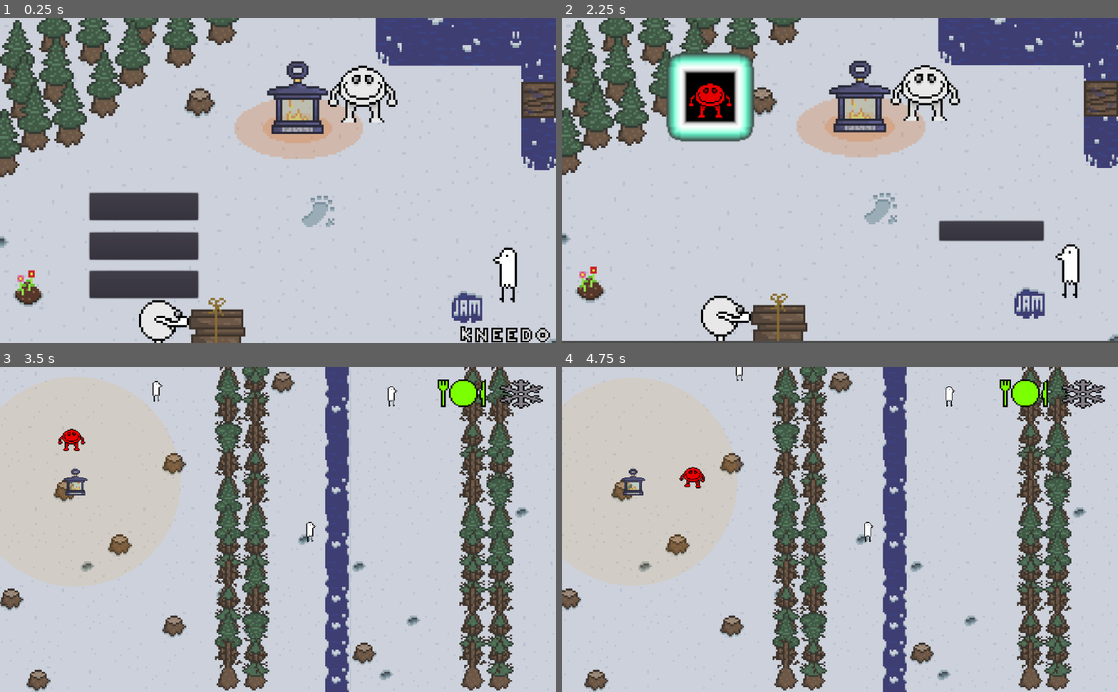
Above: before the commit, frames 1-4 (two rows, left to right).
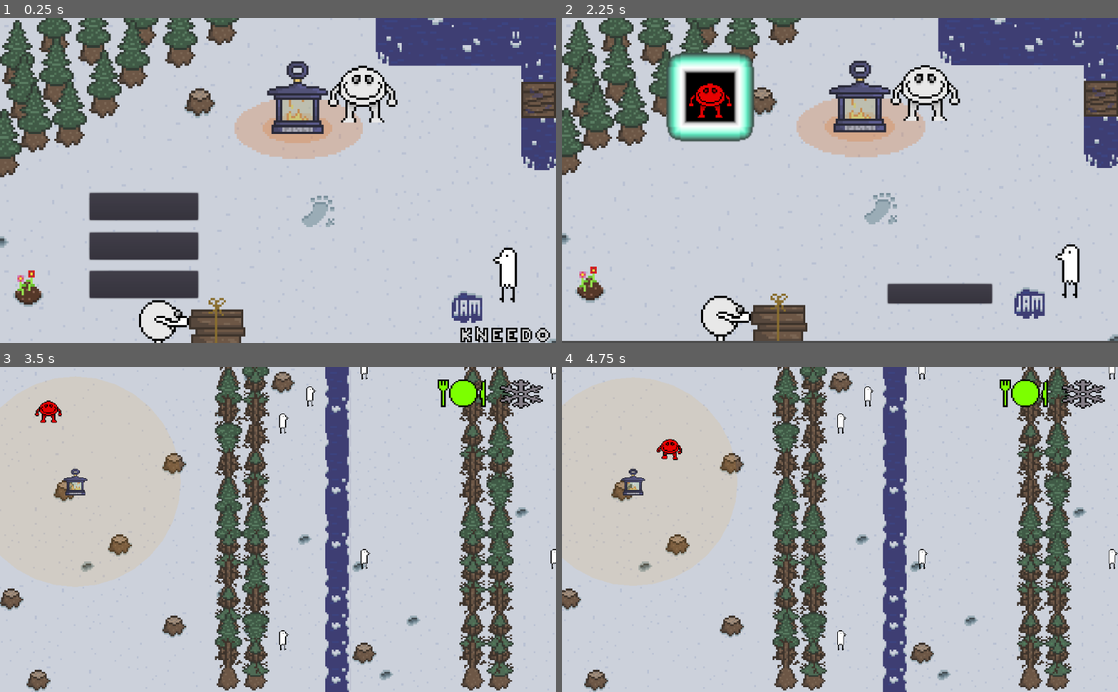
Above: after the commit, the same moments.

Repository: rchin157/gamejamNov2020
Game: Godot game, scene res://Level/Main Menu.tscn
Same seed, same stepped clock (60 frames per second), same inputs: the game is played once before the commit and once after it. Sound files missing from this copy of the repository are replaced by a short silence.
Inputs (mouse positions are in pixels of both pictures, inside the frame that each line leads up to):
- Up to frame 1 (0.25 s): no input
- Up to frame 2 (2.25 s): click "Start" at 0.5 s; click (751, 180) at 1.27 s; type "12" at 1.35 s; click "Host Server" at 2 s
- Up to frame 3 (3.5 s): click "Begin Game" at 2.75 s
- Up to frame 4 (4.75 s): tap Enter (ui_accept) at 3.5, 3.77, 4.52 s; hold Right (ui_right) 3.53-4.28 s; hold Down (ui_down) from 4.28 s (still down)

The runs differ from the first frame. In frame 1, less than 0.1% of the frame differs, in the area x 82-87%, y 94-100%; in frame 2, 2.5%, in the area x 58-87%, y 62-89%; in frame 3, 1.0%; in frame 4, 1.0%.

Commit message:
4 Player Lobbies Added
Implemented functions to allow for x player lobbies, currently it is hard capped at 4 on the lobby screen, but more can be added if necessary

Diff:
--- a/Entities/Item.tscn
+++ b/Entities/Item.tscn
@@ -10,18 +10,19 @@
 extents = Vector2( 11.9676, 11.7243 )
 
 [node name="Item" type="KinematicBody2D"]
-scale = Vector2( 2, 2 )
 collision_layer = 8
 collision_mask = 14
 script = ExtResource( 2 )
 
 [node name="AnimatedSprite" type="AnimatedSprite" parent="."]
 position = Vector2( 0, -2 )
+scale = Vector2( 2, 2 )
 frames = ExtResource( 1 )
+frame = 1
 playing = true
 
 [node name="CollisionShape2D" type="CollisionShape2D" parent="."]
-scale = Vector2( 2, 2 )
+scale = Vector2( 4, 4 )
 shape = SubResource( 1 )
 
 [node name="Cooking" type="Area2D" parent="."]
@@ -29,6 +30,14 @@
 collision_mask = 128
 
 [node name="CollisionShape2D" type="CollisionShape2D" parent="Cooking"]
+scale = Vector2( 2, 2 )
 shape = SubResource( 2 )
+
+[node name="DebugLabel" type="RichTextLabel" parent="."]
+margin_right = 40.0
+margin_bottom = 40.0
+__meta__ = {
+"_edit_use_anchors_": false
+}
 [connection signal="area_entered" from="Cooking" to="." method="_on_Cooking_area_entered"]
 [connection signal="area_exited" from="Cooking" to="." method="_on_Cooking_area_exited"]
--- a/Entities/Lantern.tscn
+++ b/Entities/Lantern.tscn
@@ -20,7 +20,7 @@
 scale = Vector2( 2, 2 )
 frames = ExtResource( 2 )
 animation = "off"
-frame = 5
+frame = 3
 playing = true
 
 [node name="Area2D" type="Area2D" parent="."]
@@ -41,4 +41,11 @@
 [node name="CollisionShape2D" type="CollisionShape2D" parent="Refueling"]
 modulate = Color( 0.662745, 0.141176, 0.141176, 1 )
 shape = SubResource( 3 )
+
+[node name="DebugLabel" type="RichTextLabel" parent="."]
+margin_right = 40.0
+margin_bottom = 40.0
+__meta__ = {
+"_edit_use_anchors_": false
+}
 [connection signal="body_entered" from="Refueling" to="." method="_on_Refueling_body_entered"]
--- a/Level/Level.tscn
+++ b/Level/Level.tscn
@@ -1,8 +1,7 @@
-[gd_scene load_steps=56 format=2]
+[gd_scene load_steps=55 format=2]
 
 [ext_resource path="res://Scripts/Level.gd" type="Script" id=1]
 [ext_resource path="res://Tiles/WaterTiles.png" type="Texture" id=2]
-[ext_resource path="res://Entities/Player.tscn" type="PackedScene" id=3]
 [ext_resource path="res://Tiles/TILESET.png" type="Texture" id=4]
 [ext_resource path="res://UI/Player_HUD.tscn" type="PackedScene" id=5]
 [ext_resource path="res://Entities/Lantern.tscn" type="PackedScene" id=6]
@@ -1560,12 +1559,6 @@
 current = true
 zoom = Vector2( 1.28, 1.28 )
 
-[node name="Player" parent="." instance=ExtResource( 3 )]
-position = Vector2( 174.097, 166.537 )
-
-[node name="Player2" parent="." instance=ExtResource( 3 )]
-position = Vector2( 176.854, 359.189 )
-
 [node name="KinematicBody2D" type="KinematicBody2D" parent="."]
 collision_layer = 64
 collision_mask = 0
--- a/Level/Main Menu.tscn
+++ b/Level/Main Menu.tscn
@@ -40,7 +40,7 @@
 position = Vector2( 944.35, 584.301 )
 scale = Vector2( 3, 3 )
 frames = ExtResource( 1 )
-frame = 9
+frame = 17
 playing = true
 
 [node name="start" type="Button" parent="."]
@@ -73,7 +73,7 @@
 custom_fonts/font = SubResource( 2 )
 text = "Info"
 
-[node name="RichTextLabel" type="RichTextLabel" parent="."]
+[node name="DebugLabel" type="RichTextLabel" parent="."]
 anchor_bottom = 0.333
 margin_left = 66.8775
 margin_top = 229.857
--- a/Level/OpeningMenu.tscn
+++ b/Level/OpeningMenu.tscn
@@ -44,10 +44,10 @@
 expand = true
 
 [node name="RichTextLabel" type="RichTextLabel" parent="."]
-margin_left = 427.39
-margin_top = 24.4966
-margin_right = 1007.39
-margin_bottom = 85.4966
+margin_left = 399.358
+margin_top = 20.4921
+margin_right = 979.358
+margin_bottom = 81.4921
 custom_fonts/normal_font = SubResource( 1 )
 custom_colors/default_color = Color( 0, 0, 0, 1 )
 bbcode_enabled = true
@@ -170,6 +170,70 @@
 "_edit_use_anchors_": false
 }
 
+[node name="Player3" type="Control" parent="LobbyScreen"]
+visible = false
+margin_left = 473.513
+margin_top = 154.083
+margin_right = 513.513
+margin_bottom = 194.083
+__meta__ = {
+"_edit_use_anchors_": false
+}
+
+[node name="PlayerSprite" type="Sprite" parent="LobbyScreen/Player3"]
+position = Vector2( 118.232, -2.83087 )
+scale = Vector2( 2.5998, 2.63701 )
+texture = ExtResource( 2 )
+
+[node name="AnimatedSprite" type="AnimatedSprite" parent="LobbyScreen/Player3/PlayerSprite"]
+position = Vector2( 0, -0.425655 )
+z_index = 5
+frames = ExtResource( 5 )
+animation = "walkDown"
+
+[node name="PlayerName" type="RichTextLabel" parent="LobbyScreen/Player3"]
+margin_left = 71.2839
+margin_top = -47.6431
+margin_right = 271.284
+margin_bottom = -7.64314
+custom_fonts/normal_font = SubResource( 4 )
+custom_colors/default_color = Color( 0, 0, 0, 1 )
+__meta__ = {
+"_edit_use_anchors_": false
+}
+
+[node name="Player4" type="Control" parent="LobbyScreen"]
+visible = false
+margin_left = 472.454
+margin_top = 338.429
+margin_right = 512.454
+margin_bottom = 378.429
+__meta__ = {
+"_edit_use_anchors_": false
+}
+
+[node name="PlayerSprite" type="Sprite" parent="LobbyScreen/Player4"]
+position = Vector2( 118.232, -2.83087 )
+scale = Vector2( 2.5998, 2.63701 )
+texture = ExtResource( 2 )
+
+[node name="AnimatedSprite" type="AnimatedSprite" parent="LobbyScreen/Player4/PlayerSprite"]
+position = Vector2( 0, -0.425655 )
+z_index = 5
+frames = ExtResource( 5 )
+animation = "walkDown"
+
+[node name="PlayerName" type="RichTextLabel" parent="LobbyScreen/Player4"]
+margin_left = 71.2839
+margin_top = -47.6431
+margin_right = 271.284
+margin_bottom = -7.64314
+custom_fonts/normal_font = SubResource( 4 )
+custom_colors/default_color = Color( 0, 0, 0, 1 )
+__meta__ = {
+"_edit_use_anchors_": false
+}
+
 [node name="Player2" type="Control" parent="LobbyScreen"]
 visible = false
 margin_left = 293.545
@@ -206,12 +270,15 @@
 
 [node name="Start_Button" type="Button" parent="LobbyScreen"]
 visible = false
-margin_left = 694.691
-margin_top = 374.718
-margin_right = 886.691
-margin_bottom = 410.718
+margin_left = 600.399
+margin_top = 491.259
+margin_right = 792.399
+margin_bottom = 527.259
 custom_fonts/font = SubResource( 6 )
 text = "Begin Game"
+__meta__ = {
+"_edit_use_anchors_": false
+}
 [connection signal="pressed" from="ConnectScreen/Host_Button" to="." method="_on_Host_Button_pressed"]
 [connection signal="pressed" from="ConnectScreen/Connect_Button" to="." method="_on_Connect_Button_pressed"]
 [connection signal="pressed" from="LobbyScreen/Start_Button" to="." method="_on_Start_Button_pressed"]
--- a/Scripts/Beta.gd
+++ b/Scripts/Beta.gd
@@ -48,7 +48,7 @@
 				facingRight = true
 			move_and_slide(direction)
 			if(MultiplayerManager.isConnected()):
-				var index = get_name()
+				var index = MultiplayerManager.getWorldIndex(self)
 				MultiplayerManager.rpc("movePunPun",index,get_position(),animator.get_animation())
 		walkTimer -= delta
 		if walkTimer <= 0:
@@ -56,7 +56,7 @@
 		if walking:
 			move_and_slide(passiveDirection * (speed / 3))
 			if(MultiplayerManager.isConnected()):
-				var index = get_name()
+				var index = MultiplayerManager.getWorldIndex(self)
 				MultiplayerManager.rpc("movePunPun",index,get_position(),animator.get_animation())
 
 
--- a/Scripts/Item.gd
+++ b/Scripts/Item.gd
@@ -14,6 +14,7 @@
 
 func _ready():
 	animator = get_node("AnimatedSprite")
+	type = types.ITEM
 	pass # Replace with function body.
 
 func remoteWaterLog(index, i, j):
@@ -22,8 +23,12 @@
 	level.tileImgs[i][j] = 67
 	level.tilemap.set_cell(i, j, 67)
 	Music.playSFX(0)
-	MultiplayerManager.level.get_node(index)._dispose()
+	MultiplayerManager.in_world[index]._dispose()
 	pass
+
+
+func getType():
+	return "item"
 
 func setCooked():
 	MultiplayerManager.foods_cooked+=1
@@ -65,6 +70,9 @@
 	_dispose()
 
 func _process(delta):
+	if get_node("DebugLabel") != null:
+		var index = MultiplayerManager.in_world.find(self)
+		get_node("DebugLabel").set_text(String(index))
 	if food:
 		eatCD-=delta
 		if(eatCD<0):
@@ -74,7 +82,6 @@
 		if(foodtime<=0):
 			foodtime = -1
 			remoteCooked()
-
 func action_tick(tooltime,delta):
 	if eatCD <= 0:
 		MultiplayerManager.activeplayer.eatFood(cooked)
@@ -83,7 +90,7 @@
 
 func remoteCooked():
 	setCooked();
-	var index = get_name()
+	var index = MultiplayerManager.getWorldIndex(self)
 	if(MultiplayerManager.isConnected()):
 		MultiplayerManager.rpc("cookFood",index)
 
@@ -128,3 +135,33 @@
 		cooking = false
 		Music.toggleSong(4, false)
 	pass # Replace with function body.
+
+func _dispose():
+	MultiplayerManager.removeInstance(self)
+	queue_free();
+
+func remote_dispose():
+	var index = MultiplayerManager.getWorldIndex(self)
+	MultiplayerManager.rpc("dispose",index)
+	_dispose()
+
+func action_finish_remote():
+	print("running remote action finish")
+	var index = MultiplayerManager.getWorldIndex(self)
+	print("index is "+get_name())
+	if(MultiplayerManager.isConnected()):
+		MultiplayerManager.rpc("levelEntityAction",index)
+
+func sendPositionDelta():
+	var index = MultiplayerManager.getWorldIndex(self)
+	var pos = get_position();
+	if(MultiplayerManager.isConnected()):
+		MultiplayerManager.rpc("update_object_position",index,pos.x,pos.y)
+
+func _exit_tree():
+	_dispose();
+
+func bounce_back(step :float):
+	if waterlogger:
+		print("log shoved")
+	.bounce_back(step)
--- a/Scripts/Lantern.gd
+++ b/Scripts/Lantern.gd
@@ -16,8 +16,8 @@
 func get_pushable():
 	return true
 
-func attemptPush(displace: Vector2, blacklist):
-	.attemptPush(displace, blacklist)
+#func attemptPush(displace: Vector2, blacklist):
+#	.attemptPush(displace, blacklist)
 
 func _draw():
 	draw_circle(Vector2(0,0),shape.get_radius(),tint_color)
--- a/Scripts/Level.gd
+++ b/Scripts/Level.gd
@@ -8,6 +8,7 @@
 var tileImgs = []
 var currentScroll = 0
 
+
 var levelHeight = 12
 var levelWidth = 44
 var cellwidth = 64
@@ -20,6 +21,7 @@
 
 var tree = load("res://Entities/Tree.tscn")
 var pun = load("res://Entities/Beta.tscn")
+var punOdds = 0;
 
 var isSetPiece = false
 var setPieceProgress = 20
@@ -164,25 +166,30 @@
 	print(rng.seed)
 	initNoise()
 	generateInitialTiles()
-	if(MultiplayerManager.is_server):
-		MultiplayerManager.listeningPlayer = get_node("Player2");
-		player = get_node("Player")
-	else:
-		MultiplayerManager.listeningPlayer = get_node("Player");
-		player = get_node("Player2")
-	MultiplayerManager.listeningPlayer.local= false;
-	MultiplayerManager.activeplayer = player
-
-	player.UI = ui
-
-	#AAAAAAAAAA
-	get_node("Player/AnimatedSprite").set_modulate(MultiplayerManager.colorList[0])
-	get_node("Player").setName(MultiplayerManager.names[0])
-	get_node("Player2/AnimatedSprite").set_modulate(MultiplayerManager.colorList[1])
-	get_node("Player2").setName(MultiplayerManager.names[1])
-
-	if !MultiplayerManager.isConnected():
-		remove_child(MultiplayerManager.listeningPlayer)
+#	if(MultiplayerManager.is_server):
+#		MultiplayerManager.listeningPlayer = get_node("Player2");
+#		player = get_node("Player")
+#	else:
+#		MultiplayerManager.listeningPlayer = get_node("Player");
+#		player = get_node("Player2")
+#	MultiplayerManager.listeningPlayer.local= false;
+#	MultiplayerManager.activeplayer = player
+#
+#	player.UI = ui
+
+	var playerSpawn = load("res://Entities/Player.tscn")
+
+	for i in range(0,MultiplayerManager.colorList.size()):
+		var spawnedP = playerSpawn.instance();
+		MultiplayerManager.players.append(spawnedP)
+		add_child(spawnedP)
+		spawnedP.set_position(Vector2(120,100+100*i))
+		spawnedP.set_modulate(MultiplayerManager.colorList[i])
+		spawnedP.setName(MultiplayerManager.names[i])
+
+	MultiplayerManager.players[MultiplayerManager.localIndex].local = true;
+	MultiplayerManager.players[MultiplayerManager.localIndex].UI = ui
+	punOdds = MultiplayerManager.players.size()-1
 # Called every frame. 'delta' is the elapsed time since the previous frame.
 func _process(delta):
 	var step = delta / scrollPeriod * cellwidth
@@ -221,7 +228,7 @@
 				treeNode.set_position(Vector2((i) * 64 + 32, j * 64))
 				add_child(treeNode)
 				treeNode.animator.frame = 8
-			if tileval == 0 and rng.randi_range(0, 50) == 10:
+			if tileval == 0 and rng.randi_range(0, 30) <= punOdds:
 				var punode = pun.instance()
 				punode.set_position(Vector2(i * 64 + 32, j * 64))
 				add_child(punode)
@@ -262,7 +269,7 @@
 			var treeNode = tree.instance()
 			treeNode.set_position(Vector2((front) * 64 + 32, j * 64))
 			add_child(treeNode)
-		if tileval == 0 and rng.randi_range(0, 30) == 10:
+		if tileval == 0 and rng.randi_range(0, 30) <= punOdds:
 			var punode = pun.instance()
 			punode.set_position(Vector2((front) * 64 + 32, j * 64 + 32))
 			add_child(punode)
@@ -370,8 +377,10 @@
 			return rng.randi_range(19, 51)
 
 func snap(scroll):
-	for i in range(MultiplayerManager.in_world.size() - 1, -1, -1):
-		MultiplayerManager.in_world[i].bounce_back(-scroll)
+	for i in range(0, MultiplayerManager.in_world.size()):
+		if MultiplayerManager.in_world[i] != null:
+			MultiplayerManager.in_world[i].bounce_back(-scroll)
+	print(MultiplayerManager.in_world.size())
 
 func addSetpiece(id):
 	var start = levelWidth - 20
@@ -400,7 +409,7 @@
 				treeNode.set_position(Vector2((i + 1) * 64 + 32, j * 64))
 				add_child(treeNode)
 				treeNode.animator.frame = 8
-			if tiles[i][j] == 0 and rng.randi_range(0, 30) == 10:
+			if tiles[i][j] == 0 and rng.randi_range(0, 30) <= punOdds:
 				var punode = pun.instance()
 				punode.set_position(Vector2((i + 1) * 64 + 32, j * 64 + 32))
 				add_child(punode)
--- a/Scripts/LevelEntity.gd
+++ b/Scripts/LevelEntity.gd
@@ -2,19 +2,28 @@
 
 enum types {PLAYER,TREE,PUNPUN,ITEM,DEFAULT}
 var type = types.DEFAULT;
+var listIndex = -1;
 # Declare member variables here. Examples:
 # var a = 2
 # var b = "text"
 
 # Called when the node enters the scene tree for the first time.
 func _ready():
-	MultiplayerManager.in_world.append(self)
+	#Debugging stuffz
+	MultiplayerManager.addInstance(self)
 	#print(MultiplayerManager.in_world.size())
 	pass # Replace with function body.
 
 func _dispose():
-	MultiplayerManager.in_world.erase(self)
+	MultiplayerManager.removeInstance(self)
 	queue_free();
+
+func printIndex():
+	print("index in world is: "+String(MultiplayerManager.in_world.find(self)))
+
+
+func getType():
+	return "default"
 
 func action_tick(tooltime,delta):
 	return tooltime-delta
@@ -30,23 +39,23 @@
 	pass
 #Disposes locally and remotely
 func remote_dispose():
-	var index = get_name()
+	var index = MultiplayerManager.getWorldIndex(self)
 	MultiplayerManager.rpc("dispose",index)
 	_dispose()
 
 func action_finish_remote():
-	var index = get_name()
+	print("running remote action finish")
+	var index = MultiplayerManager.getWorldIndex(self)
+	print("index is "+get_name())
 	if(MultiplayerManager.isConnected()):
 		MultiplayerManager.rpc("levelEntityAction",index)
 
 func sendPositionDelta():
-	var index = get_name()
+	var index = MultiplayerManager.getWorldIndex(self)
 	var pos = get_position();
 	if(MultiplayerManager.isConnected()):
 		MultiplayerManager.rpc("update_object_position",index,pos.x,pos.y)
 
-func _exit_tree():
-	_dispose();
 
 func get_pushable():
 	return false
--- a/Scripts/MultiplayerManage.gd
+++ b/Scripts/MultiplayerManage.gd
@@ -4,13 +4,22 @@
 # Declare member variables here. Examples:
 # var a = 2
 # var b = "text"
+
+#Multiplayer stuff
 var peer = null;
+var peerID
 var id;
+var playerCount = 4
 var connected = false
 var port = 25565;
 var is_server = false;
+var players = []
+var colorList = [];
+var names = []
+var serverID
+var localIndex
+
 var openingMenu;
-var listeningPlayer;
 var activeplayer;
 var in_world = [];
 var itemSpawner
@@ -18,8 +27,7 @@
 var random_seed = 0;
 var loseCondtion = 0
 var endingText = ["One of you starved to death", "One of you froze to death", "One of you got left behind"]
-var colorList = [Color(1,1,1),Color(1,1,1)];
-var names = ["basic","basic"]
+
 
 #BIG PP Variables
 var truegame = false;
@@ -45,21 +53,44 @@
 	get_tree().connect("server_disconnected", self, "_server_disconnected")
 	itemSpawner = preload("res://Entities/Item.tscn")
 	read_PP_file()
-	print(treeChop)
 
 func set_id(name: String):
 	id = name
 
-
-
+func removeInstance(instance):
+	var index = in_world.find(instance)
+	print("removing world instance at index: "+String(index))
+	in_world[index] = null
+
+func addInstance(instance):
+	for i in range(0,in_world.size()):
+		if in_world[i] == null:
+			#This is for debugging remove when done
+			in_world[i] = instance
+			instance.listIndex = i
+			return
+	in_world.append(instance)
+	if instance.getType() == "item":
+		print("item added")
+		instance.printIndex()
+	#This is for debugging Feel free to remove
+
+func getWorldIndex(instance):
+	return in_world.find(instance)
 
 func createServer(port: int):
 	peer = NetworkedMultiplayerENet.new();
-	peer.create_server(port, 1);
+	peer.create_server(port, playerCount);
+	peerID = []
 	get_tree().network_peer = peer;
 	randomize();
 	random_seed = randi()
 	is_server = true;
+	localIndex = 0;
+
+	#setting the first player to be lobby host
+	colorList.append(openingMenu.color)
+	names.append(openingMenu.name_input.get_text())
 
 func isConnected():
 	return connected
@@ -72,16 +103,23 @@
 func _player_connected(gid):
 	# Called on both clients and server when a peer connects. Send my info to it.
 	if(is_server):
-		rpc("add_to_lobby",id,0, colorList[0])
-		rpc("setSeed",random_seed)
-	else:
-		rpc("add_to_lobby",id,1, colorList[1])
-		openingMenu.set_player(id,1,colorList[1]);
+		serverConnected(gid)
+
+func serverConnected(gid):
+	#peerID.append(gid)
+	connected = true
+	rpc_id(gid,"setSeed",random_seed)
+
+func clientConnected():
+	connected = true
+	print("sending registration")
+	rpc("registerPlayer",openingMenu.name_input.get_text(),0, openingMenu.color)
 
 func _player_disconnected(gid):
 	pass
 
 func _connected_ok():
+	clientConnected()
 	pass # Only called on clients, not server. Will go unused; not useful here.
 
 func _server_disconnected():
@@ -90,24 +128,27 @@
 func _connected_fail():
 	pass # Could not even connect to server; abort.
 
+#run to give the client a number in the arrays
+remote func setLocalIndex(index):
+	localIndex = index
+
 remote func cookFood(index):
-	if MultiplayerManager.level.get_node(index) != null :
-		MultiplayerManager.level.get_node(index).setCooked();
-
-remote func updatePlayerAnimation(state):
-	if listeningPlayer != null:
-		listeningPlayer.changeState(state)
+	if in_world[index] != null :
+		in_world[index].setCooked();
+
+remote func updatePlayerAnimation(state, index):
+			players[index].changeState(state)
 
 remote func movePunPun(index, position, animation):
-	if MultiplayerManager.level != null:
-		var PunPun = MultiplayerManager.level.get_node(index)
+	if level != null:
+		var PunPun = in_world[index]
 		if PunPun != null:
 			PunPun.animator.set_animation(animation)
 			PunPun.set_position(position)
 
 func game_ended(win: bool):
 	if(win):
-		MultiplayerManager.wins+=1
+		wins+=1
 	else:
 		deaths+=1
 	distance_travelled+=cellsPassed
@@ -153,35 +194,56 @@
 		treeChop = 0
 	pass
 
+remote func registerPlayer(id: String, num: int, color):
+	if is_server:
+		print("adding a player")
+		var sender = get_tree().get_rpc_sender_id()
+	#rpc_id(sender,"add_to_lobby",names[0],0,colorList[0])
+	#for i in range(0,peerID.size()):
+	#	rpc_id(sender,"add_to_lobby",names[i+1],i+1,colorList[i+1])
+		print(names.size())
+		for i in range(0,names.size()):
+			print(names[i])
+			rpc_id(sender,"add_to_lobby",names[i],i,colorList[i])
+		peerID.append(sender)
+		rpc("add_to_lobby",id,peerID.size()-1,color)
+		rpc_id(sender,"setLocalIndex",peerID.size())
+	add_to_lobby(id,0,color)
+
+
+#Set player is currently rigid, needs to create player instances according to need
 remote func add_to_lobby(id: String, num: int, color):
 	connected = true
-	openingMenu.set_player(id,num,color);
+	colorList.append(color)
+	names.append(id)
+	var index = names.size()-1
+	openingMenu.set_player(id,index,color);
 	pass
 
 remote func dispose(index):
-	if MultiplayerManager.level.get_node(index) !=null:
-		MultiplayerManager.level.get_node(index)._dispose();
+	if level.get_node(index) !=null:
+		level.get_node(index)._dispose();
 
 remote func waterLog(index,i,j ):
-	if MultiplayerManager.level.get_node(index) !=null:
-		MultiplayerManager.level.get_node(index).remoteWaterLog(index, i, j)
+	if in_world[index] !=null:
+		in_world[index].remoteWaterLog(index, i, j)
 
 remote func setSeed(Seed):
+	print("setting seed")
+	serverID = get_tree().get_rpc_sender_id()
 	random_seed = Seed;
 
-remote func update_player_pos(px: float, py: float):
-	if listeningPlayer != null:
-		listeningPlayer.update_position(px,py)
+remote func update_player_pos(i,px: float, py: float):
+	players[i].update_position(px,py)
 	pass
 
 remote func update_object_position(index, px: float, py: float):
-	if MultiplayerManager.level.get_node(index) != null:
-		MultiplayerManager.level.get_node(index).set_position(Vector2(px,py));
+	if level.get_node(index) != null:
+		level.get_node(index).set_position(Vector2(px,py));
 
 remote func levelEntityAction(index):
-	print("you got mail!")
-	if MultiplayerManager.level.get_node(index) != null:
-		MultiplayerManager.level.get_node(index).action_finish(true);
+	if in_world[index] != null:
+		in_world[index].action_finish(true);
 
 remote func starved():
 	activeplayer.starved()
--- a/Scripts/OpeningMenu.gd
+++ b/Scripts/OpeningMenu.gd
@@ -8,11 +8,9 @@
 var name_input;
 var connectScreen;
 var lobbyScreen;
-var playerList = [null,null];
+var playerList = [];
 var port_input
-
-var color = Color(0,0,0);
-
+var color
 # Called when the node enters the scene tree for the first time.
 func _ready():
 	MultiplayerManager.truegame = true
@@ -20,16 +18,18 @@
 	name_input = get_node("ConnectScreen/Name_Input");
 	connectScreen = get_node("ConnectScreen")
 	lobbyScreen = get_node("LobbyScreen");
-	playerList = [get_node("LobbyScreen/Player1"),get_node("LobbyScreen/Player2")];
+	#playerList = [get_node("LobbyScreen/Player1"),get_node("LobbyScreen/Player2")];
 	port_input = get_node("ConnectScreen/Port_Input")
 	MultiplayerManager.openingMenu = self;
 
+	for i in range(1,5):
+		playerList.append(get_node("LobbyScreen/Player"+String(i)))
 
 # Called every frame. 'delta' is the elapsed time since the previous frame.
 #func _process(delta):
 #	pass
 func gotoLobby(server: bool):
-	color = get_node("ConnectScreen/Color").get_picker().color
+	print("went to lobby")
 	MultiplayerManager.set_id(name_input.get_text());
 	connectScreen.hide();
 	lobbyScreen.show();
@@ -40,13 +40,11 @@
 		set_player(MultiplayerManager.id, 0, color)
 
 func _on_Host_Button_pressed():
-	color = get_node("ConnectScreen/Color").get_picker().color
+	color = get_node("ConnectScreen/Color").color
 	MultiplayerManager.createServer(int(port_input.get_text()))
 	gotoLobby(true);
 
 func set_player(id: String, num: int, color: Color):
-	MultiplayerManager.colorList[num] = color
-	MultiplayerManager.names[num] = id
 	var select = playerList[num];
 	select.show();
 	select.get_node("PlayerName").set_text(id);
@@ -57,8 +55,6 @@
 func _on_Connect_Button_pressed():
 	color = get_node("ConnectScreen/Color").get_picker().color
 	MultiplayerManager.createClient(int(port_input.get_text()),ip_input.get_text())
-	MultiplayerManager.names[1] = MultiplayerManager.id
-	MultiplayerManager.colorList[1] = color
 	#Run a check to ensure that the server is valid first
 	gotoLobby(false);
 
--- a/Scripts/Player.gd
+++ b/Scripts/Player.gd
@@ -4,7 +4,8 @@
 # Declare member variables here. Examples:
 # var a = 2
 # var b = "text"
-const TOOLTIMEMAX = 3;
+#dropped this for debugging
+const TOOLTIMEMAX = 1;
 var focus = [];
 
 var pfocus = null;
@@ -13,7 +14,7 @@
 var tooltime = TOOLTIMEMAX;
 var velocity = Vector2.ZERO;
 var speed = 200;
-var local = true;
+var local = false;
 enum directions {UP, DOWN, LEFT, RIGHT}
 var facing = directions.DOWN;
 var interact_collide;
@@ -41,11 +42,11 @@
 var dwarm = PASSIVECOOLING
 var warmthState = 8
 
-var nametag
+var givenName
+onready var nametag = get_node("Name")
 
 # Called when the node enters the scene tree for the first time.
 func _ready():
-	nametag = get_node("Name")
 	interact_collide = get_node("Area2D/Interact");
 	animator = get_node("AnimatedSprite")
 	pass # Replace with function body.
@@ -64,7 +65,7 @@
 			Music.toggleSong(11,true)
 			move_and_slide(velocity)
 			if(MultiplayerManager.isConnected()):
-				MultiplayerManager.rpc_unreliable("update_player_pos",get_position().x,get_position().y)
+				MultiplayerManager.rpc_unreliable("update_player_pos",MultiplayerManager.localIndex,get_position().x,get_position().y)
 		else:
 			walking = false;
 			Music.toggleSong(11,false)
@@ -78,7 +79,7 @@
 					pvelocity = Vector2(velocity.x,0)
 				for push in pushfocus:
 					push.attemptPush(pvelocity,[])
-		#TogglePushing
+
 		check_pushing()
 		depleteHunger(1*delta)
 		updateWarmth(dwarm*delta)
@@ -107,7 +108,7 @@
 	if newState != animationState:
 		animationState = newState
 		changeState(newState)
-		MultiplayerManager.rpc("updatePlayerAnimation",newState)
+		MultiplayerManager.rpc("updatePlayerAnimation",newState,MultiplayerManager.localIndex)
 	pass
 
 func changeState(state):
--- a/Scripts/Tree.gd
+++ b/Scripts/Tree.gd
@@ -33,7 +33,6 @@
 		return 7
 
 func _dispose():
-
 	._dispose()
 
 func action_tick(tooltime,delta):
--- a/project.godot
+++ b/project.godot
@@ -23,6 +23,7 @@
 
 MultiplayerManager="*res://Multiplayer/MultiplayerManage.tscn"
 Music="*res://Level/Music.tscn"
+Firebase="*res://Scripts/Firebase.gd"
 
 [rendering]
 
